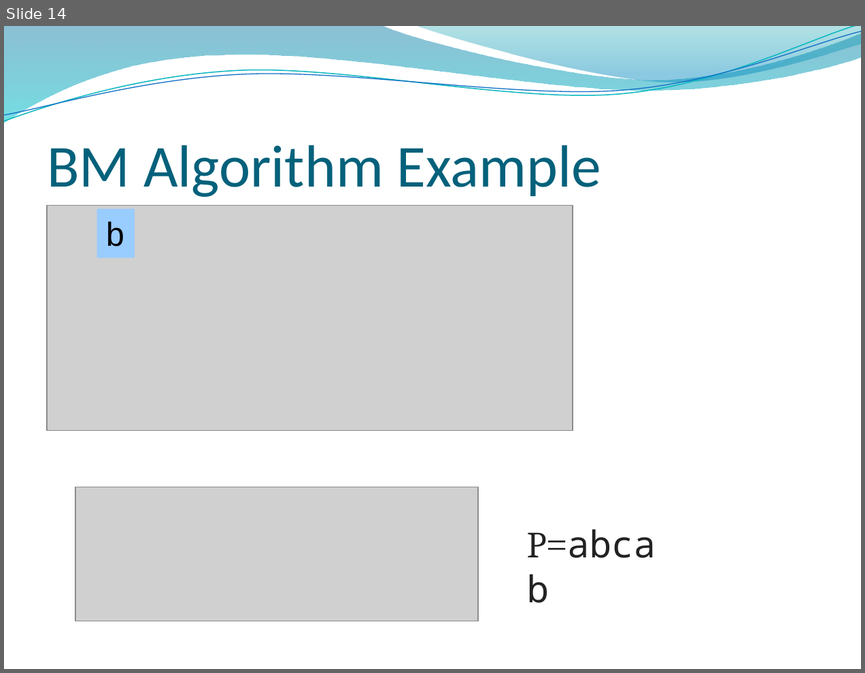
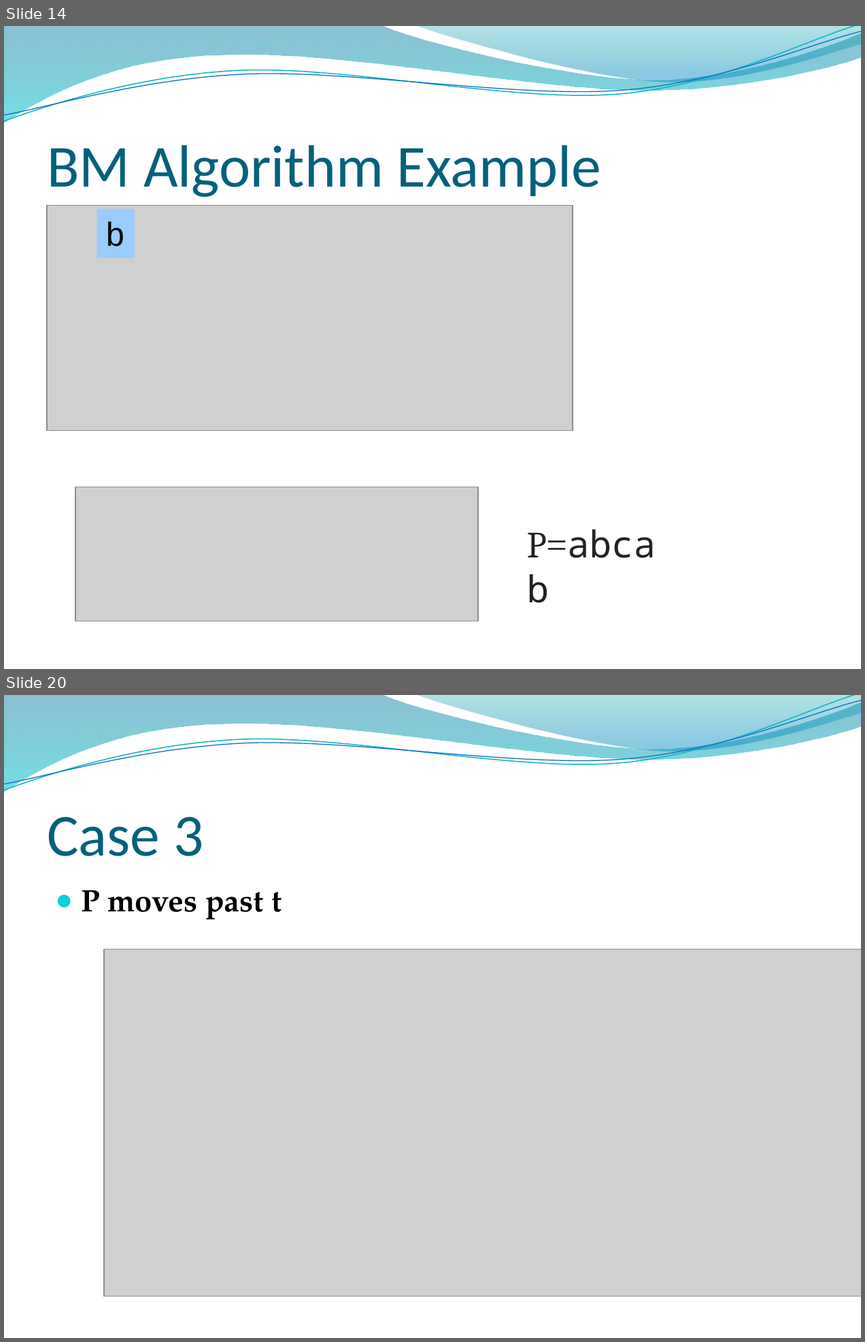
Before and after one commit to kapsitis/linen-tracer-682, a slide deck: discrete-bin/slides/discrete-week14-string-search.pptx. Shown one above the other, each under a label of ours: slide 14 before the commit, slides 14 and 20 after it; the slides between them are not shown. The pictures are 865x673 and 865x1342 pixels, drawn with LibreOffice and Linux fonts; fonts in the diff are those of the drawing; grey boxes stand for pictures; background and template pictures are left out. Boxes give left, top, right and bottom in pixels: in the first picture for what was removed or moved away, otherwise in the second. Text is boxed around its words. In the diff, an @@ line names an element or a change of style, - is before the commit and + after.

```diff
--- a/discrete-bin/slides/discrete-week14-string-search.pptx
+++ b/discrete-bin/slides/discrete-week14-string-search.pptx
@@ slide 20 added at bbox=[4, 695, 861, 1338], background picture (left out); not listed: 4 template elements that a slide beside it also shows @@
@@ title added at bbox=[47, 817, 203, 856], 50 pt, text #04617B @@
+Case 3
@@ text added at bbox=[81, 890, 281, 919], 26 pt, text #000000, bold @@
+● P moves past t
@@ picture added at bbox=[104, 949, 861, 1295] @@
```
Also in this commit, not shown: 8 other slides added, 28 other files.
